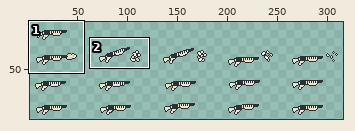
One commit to this sprite sheet: assests/weapons/shotgun.png. The first picture is a wide view before the edit; the outline marks the close-up.
Close-up. First the earlier version:
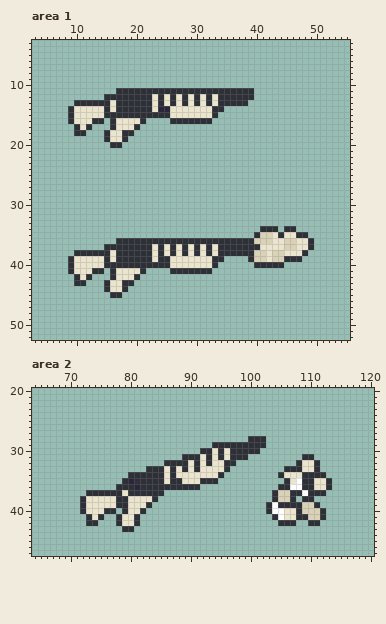
The file is 320x100 pixels. Shown: area 1: x 3..55, y 3..52; area 2: x 64..120, y 20..47. The wide view leaves out empty margins. The commit also changed other parts of the picture, which this record leaves out.
And afterwards:
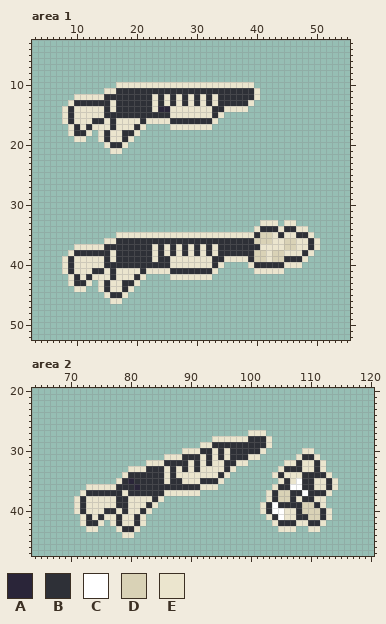
Palette (. is transparent): A #2a2539  B #2e3037  C #ffffff  D #d9d2b6  E #ebe5ce
From old to new:
Area 1:
y 10: x 17..39 ....................... -> EEEEEEEEEEEEEEEEEEEEEEE
y 11: x 15..16 .. -> EE; x 40 . -> E
y 12: x 10..14 ..... -> EEEEE; x 40 . -> E
y 13: x 9 . -> E; x 39 . -> E
y 14: x 8 . -> E; x 35..38 .... -> EEEE
y 15: x 8 . -> E; x 34 . -> E
y 16: x 8 . -> E; x 15 . -> E; x 22..25 .... -> EEEE; x 33 . -> E
y 17: x 9 . -> E; x 13..15 ... -> EEE; x 21 . -> E; x 26..32 ....... -> EEEEEEE
y 18: x 9 . -> E; x 12 . -> E; x 14 . -> E; x 20 . -> E
y 19: x 10..11 .. -> EE; x 14 . -> E; x 19 . -> E
y 20: x 15 . -> E; x 18 . -> E
y 21: x 16..17 .. -> EE
y 33: x 41..43 ... -> EEE; x 45..46 .. -> EE
y 34: x 40 . -> E; x 44 . -> E; x 47..48 .. -> EE
y 35: x 17..39 ....................... -> EEEEEEEEEEEEEEEEEEEEEEE; x 49 . -> E
y 36: x 15..16 .. -> EE; x 50 . -> E
y 37: x 10..14 ..... -> EEEEE; x 50 . -> E
y 38: x 9 . -> E; x 49 . -> E
y 39: x 8 . -> E; x 35..38 .... -> EEEE; x 48 . -> E
y 40: x 8 . -> E; x 34 . -> E; x 39 . -> E; x 45..47 ... -> EEE
y 41: x 8 . -> E; x 15 . -> E; x 22..25 .... -> EEEE; x 33 . -> E; x 40..44 ..... -> EEEEE
y 42: x 9 . -> E; x 13..15 ... -> EEE; x 21 . -> E; x 26..32 ....... -> EEEEEEE
y 43: x 9 . -> E; x 12 . -> E; x 14 . -> E; x 20 . -> E
y 44: x 10..11 .. -> EE; x 14 . -> E; x 19 . -> E
y 45: x 15 . -> E; x 18 . -> E
y 46: x 16..17 .. -> EE
Area 2:
y 27: x 100..102 ... -> EEE
y 28: x 94..99 ...... -> EEEEEE; x 103 . -> E
y 29: x 92..93 .. -> EE; x 103 . -> E
y 30: x 89..91 ... -> EEE; x 102 . -> E; x 109..110 .. -> EE
y 31: x 86..88 ... -> EEE; x 100..101 .. -> EE; x 108 . -> E; x 111 . -> E
y 32: x 83..85 ... -> EEE; x 98..99 .. -> EE; x 106..107 .. -> EE; x 112 . -> E
y 33: x 80..82 ... -> EEE; x 97 . -> E; x 105 . -> E; x 112 . -> E
y 34: x 79 . -> E; x 96 . -> E; x 104 . -> E; x 113 . -> E
y 35: x 78 . -> E; x 95 . -> E; x 105 . -> E; x 114 . -> E
y 36: x 73..77 ..... -> EEEEE; x 92..94 ... -> EEE; x 104 . -> E; x 114 . -> E
y 37: x 72 . -> E; x 86..91 ...... -> EEEEEE; x 103 . -> E; x 113 . -> E
y 38: x 71 . -> E; x 85 . -> E; x 103 . -> E; x 108 . -> E; x 111..112 .. -> EE
y 39: x 71 . -> E; x 84 . -> E; x 102 . -> E; x 112 . -> E
y 40: x 71 . -> E; x 78 . -> E; x 83 . -> E; x 102 . -> E; x 113 . -> E
y 41: x 72 . -> E; x 76..77 .. -> EE; x 82 . -> E; x 103 . -> E; x 113 . -> E
y 42: x 72 . -> E; x 75 . -> E; x 77 . -> E; x 82 . -> E; x 104 . -> E; x 108..109 .. -> EE; x 112 . -> E
y 43: x 73..74 .. -> EE; x 78 . -> E; x 81 . -> E; x 105..107 ... -> EEE; x 110..111 .. -> EE
y 44: x 79..80 .. -> EE
